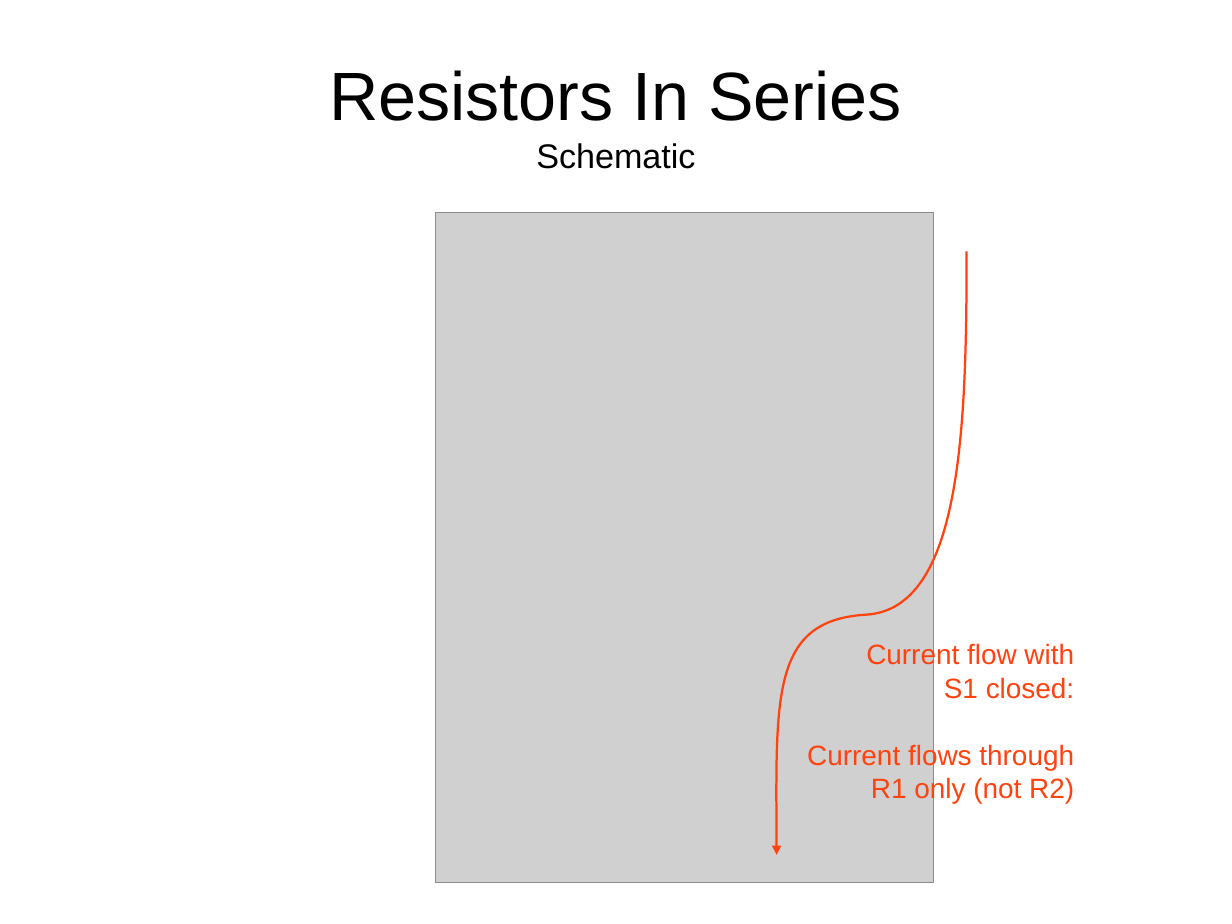
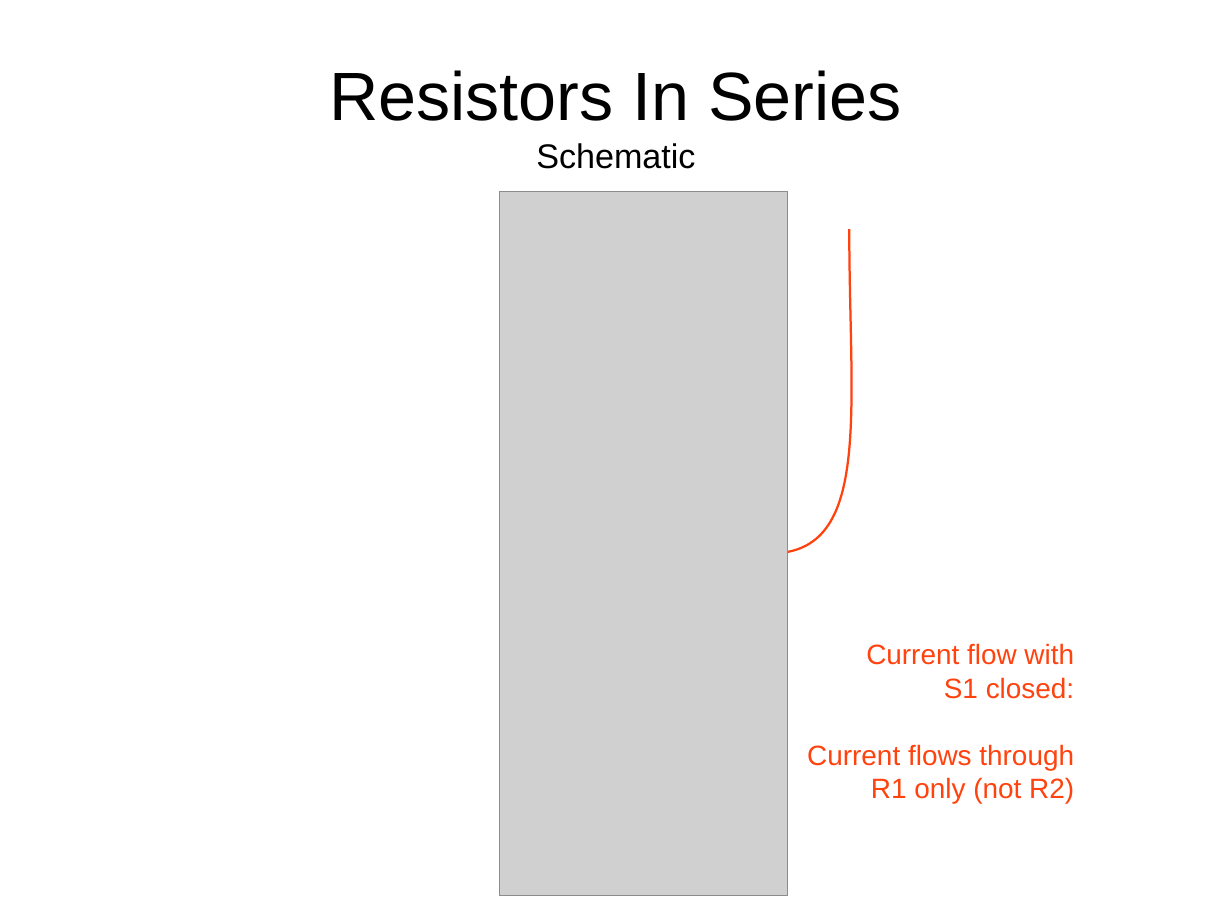
Before and after one commit to swarren/presentations, a slide deck: slide 25 of lcs-electronics-intro/lcs-electronics-intro.odp. Drawn at 1232x924 pixels with LibreOffice and Linux fonts; fonts in the diff are those of the drawing; grey boxes stand for pictures; background and template pictures are left out. Boxes give left, top, right and bottom in pixels: in the first picture for what was removed or moved away, otherwise in the second. Text is boxed around its words. In the diff, an @@ line names an element or a change of style, - is before the commit and + after.

Commit message:
lcs-electronics-intro: rendering fixes
- Redo schematic layout for all Fritzing diagrams; Fritzing appears to
  have forgotten all the previous layout I did!
- Re-export all Fritzing schematics to SVG and reimport those into the
  presentation. This mostly solves this missing rendering of LEDs in OOo.
  However, the light arrows from the LEDs still don't render with arrows.
- Fix inconsistent shade of yellow used in presentation popouts.

```diff
--- a/lcs-electronics-intro/lcs-electronics-intro.odp
+++ b/lcs-electronics-intro/lcs-electronics-intro.odp
@@ picture: place and size @@
-picture at [436, 212, 934, 883]
+picture at [500, 191, 788, 895]
@@ freeform shape: place and size @@
-freeform shape at [777, 252, 967, 855]
+freeform shape at [698, 229, 852, 872]
```
Also in this commit, not shown: 23 other slides changed, 17 other files.
